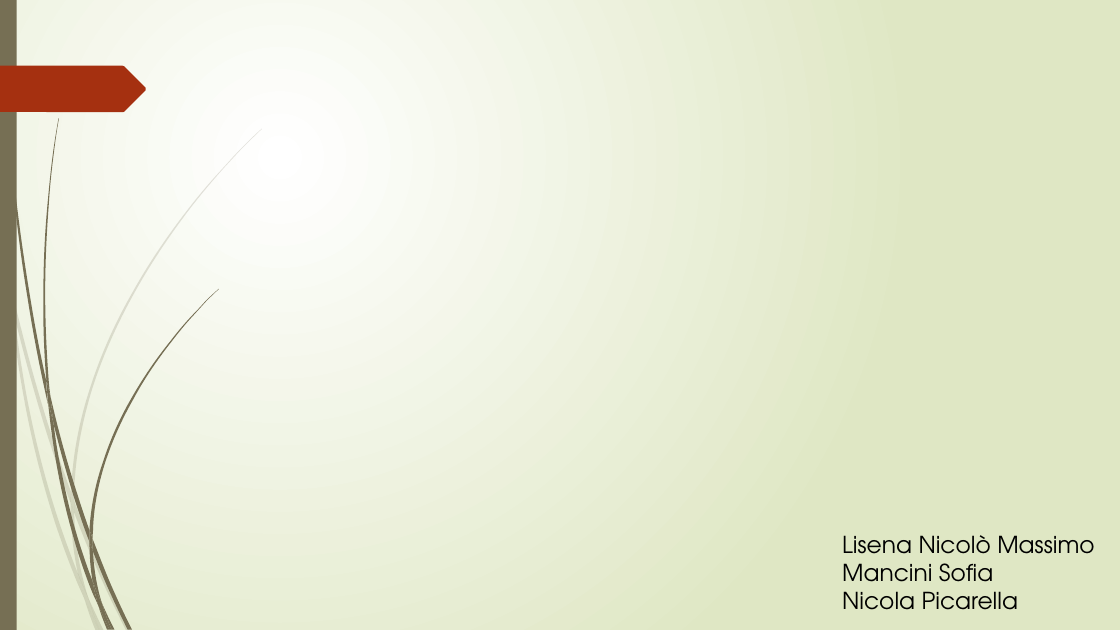
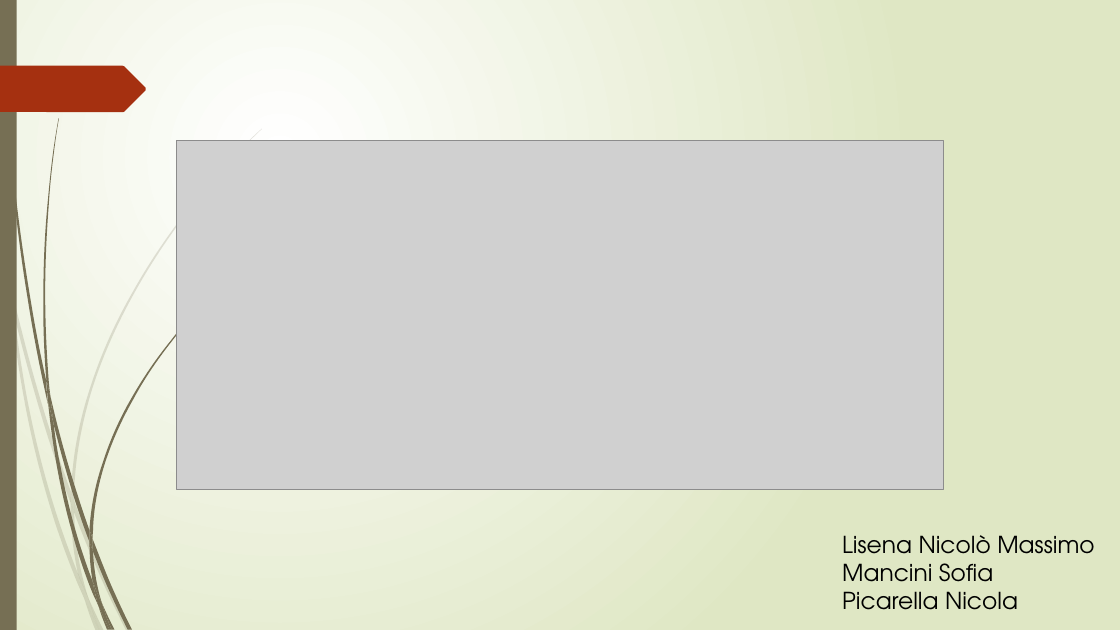
Before and after one commit to goldeneas/potxii, a slide deck: slide 8 of docs/Smart Garden.pptx (slide 7 before the commit). Drawn at 1120x630 pixels with LibreOffice and Linux fonts; fonts in the diff are those of the drawing; grey boxes stand for pictures. Boxes give left, top, right and bottom in pixels: in the first picture for what was removed or moved away, otherwise in the second. Text is boxed around its words. In the diff, an @@ line names an element or a change of style, - is before the commit and + after.

```diff
--- a/docs/Smart Garden.pptx
+++ b/docs/Smart Garden.pptx
@@ picture added at (176,140,944,490) @@
@@ text at (842,591,1018,610): text changed @@
-Nicola Picarella
+Picarella Nicola
```
Also in this commit, not shown: 2 slides added, 1 slide removed.
